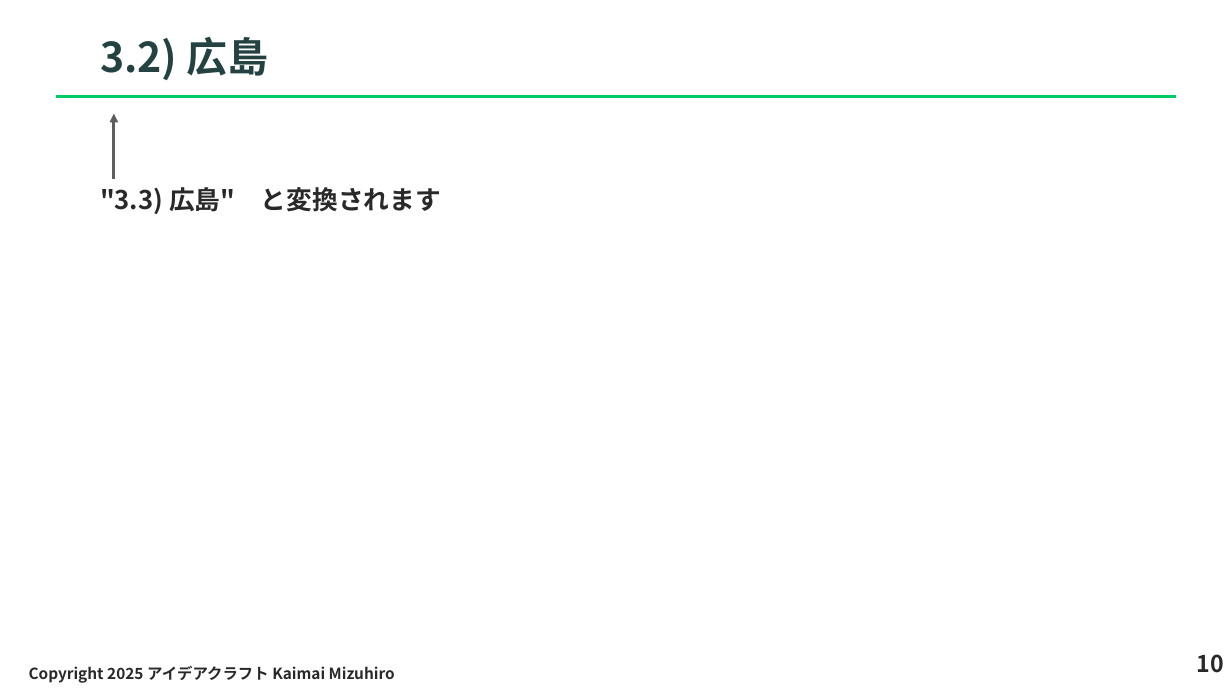
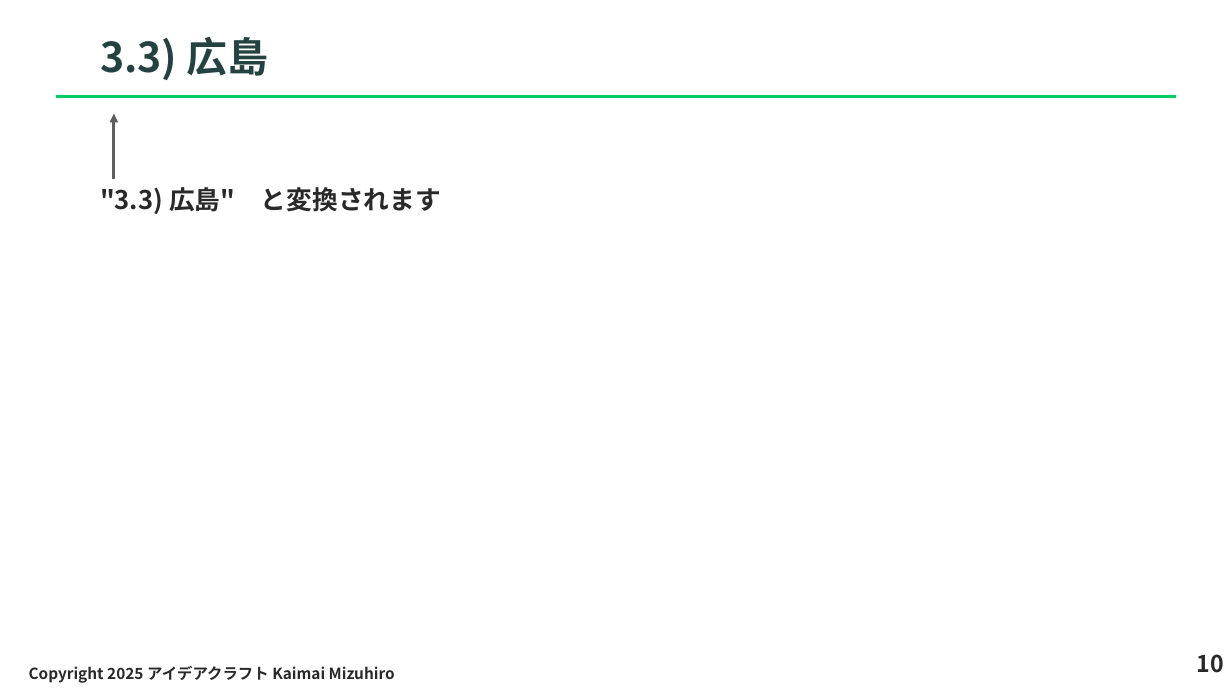
Before and after one commit to hiro77284/pptx-indexer, a slide deck: slide 11 of example/ex1/EasyIndexerSample_indexed.pptx. Drawn at 1232x693 pixels with LibreOffice and Linux fonts; fonts in the diff are those of the drawing. Boxes give left, top, right and bottom in pixels: in the first picture for what was removed or moved away, otherwise in the second. Text is boxed around its words. In the diff, an @@ line names an element or a change of style, - is before the commit and + after.

```diff
--- a/example/ex1/EasyIndexerSample_indexed.pptx
+++ b/example/ex1/EasyIndexerSample_indexed.pptx
@@ title at bbox=[100, 37, 269, 80]: text changed @@
-3.2) 広島
+3.3) 広島
```
Also in this commit, not shown: 2 other slides changed.
